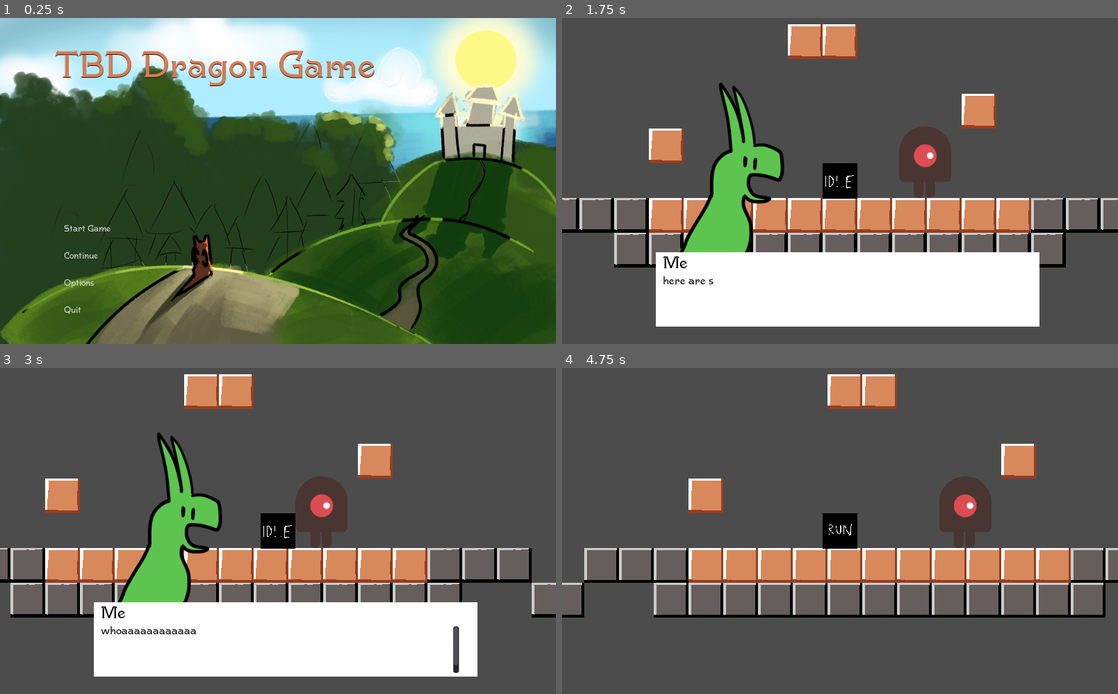
Above: before the commit, frames 1-4 (two rows, left to right).
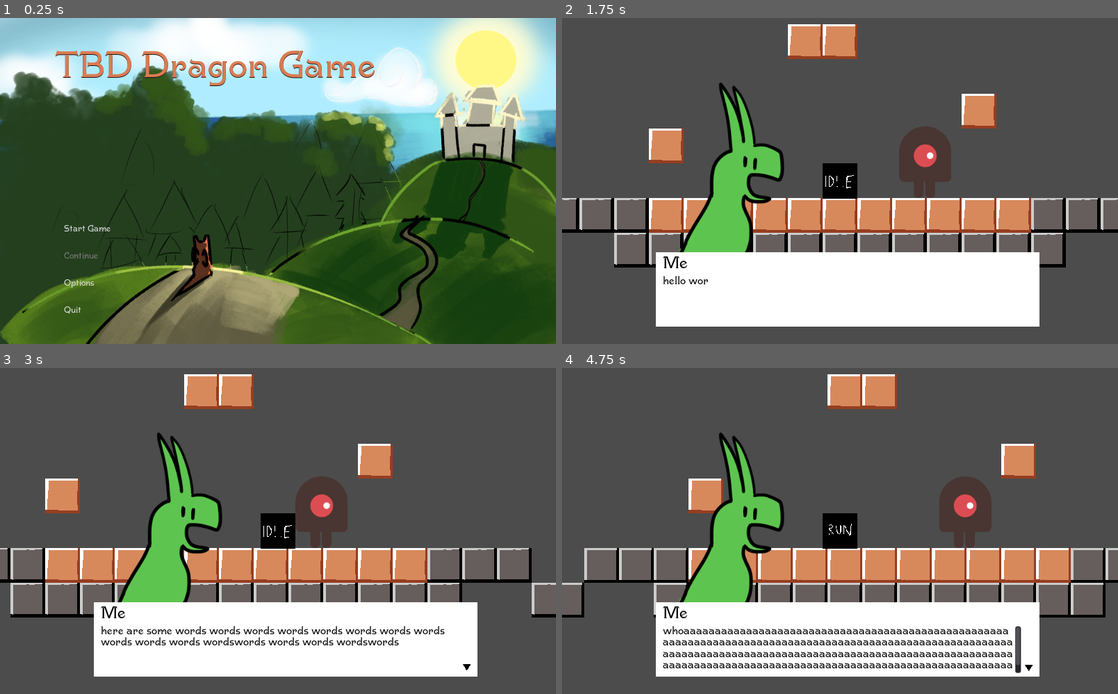
Above: after the commit, the same moments.

Repository: crawsoir/TBD-dragon-game
Game: Godot game, scene res://scenes/Main.tscn
The game is run twice, just before and just after one commit, with the same random seed, the same clock (stepped at 60 frames per second) and the same inputs.
Inputs (mouse positions are in pixels of both pictures, inside the frame that each line leads up to):
- Up to frame 1 (0.25 s): no input
- Up to frame 2 (1.75 s): click "Start Game" at 0.5 s; click (817, 233) at 1.25 s, where only the run after the commit has a clickable "Yes"
- Up to frame 3 (3 s): tap Enter (ui_accept) at 2, 2.27 s; hold Right (ui_right) from 2.03 s (still down)
- Up to frame 4 (4.75 s): tap Enter (ui_accept) at 3.02, 4.52 s; release Right (ui_right) at 3.53 s; hold Left (ui_left) 3.53-4.28 s; hold Right (ui_right) from 4.28 s (still down)

The runs differ from the first frame. In frame 1, less than 0.1% of the frame differs, in the area x 11-18%, y 71-74%; in frame 2, less than 0.1%; in frame 3, 1.3%; in frame 4, 20%, in the area x 16-86%, y 19-95%.

Commit message:
Add confirmation prompt and greyed out continue

Diff:
--- a/TBD-dragon-game/Global.gd
+++ b/TBD-dragon-game/Global.gd
@@ -1,11 +1,12 @@
 extends Node
 
 # Variables for managing scenes
-var TITLE_SCREEN = "res://gui/TitleScreen.tscn"
+var CONFIRMATION_BOX = "res://gui/ConfirmationBox.tscn"
+var GAME_OVER_SCREEN = "res://gui/GameOverScreen.tscn"
 var GAME_SCREEN = "res://scenes/playground/playground_scene.tscn"
-var GAME_OVER_SCREEN = "res://gui/GameOverScreen.tscn"
 var OPTIONS_SCREEN = "res://gui/OptionsScreen.tscn"
 var PAUSE_SCREEN = "res://gui/PauseScreen.tscn"
+var TITLE_SCREEN = "res://gui/TitleScreen.tscn"
 
 var current_scene = null
 
@@ -60,6 +61,15 @@
 func _continue_game_helper():
 	_deferred_goto_scene(GAME_SCREEN)
 	load_game()
+
+
+func goto_overlay(path):
+	# This function is similar to goto_scene, except the scene does not replace the current scene
+	var s = ResourceLoader.load(path)
+
+	# Add it to the active scene, as child of root.
+	get_tree().get_root().add_child(s.instance())
+
 
 # Assumes no persist node is under another persist node
 # Call when instantiating a world I guess.
@@ -121,3 +131,7 @@
 		save_game.store_line(to_json(node_data))
 	save_game.close()
 	print("Saved!")
+
+func check_save_exists():
+	var save_game = File.new()
+	return save_game.file_exists("user://savegame.save")
--- /dev/null
+++ b/TBD-dragon-game/gui/ConfirmationBox.gd
@@ -0,0 +1,8 @@
+extends CanvasLayer
+
+func _on_Yes_pressed():
+	Global.goto_scene(Global.GAME_SCREEN)
+	queue_free()
+
+func _on_No_pressed():
+	queue_free()
--- /dev/null
+++ b/TBD-dragon-game/gui/ConfirmationBox.tscn
@@ -0,0 +1,71 @@
+[gd_scene load_steps=7 format=2]
+
+[ext_resource path="res://fonts/DTNouveau-Regular.otf" type="DynamicFontData" id=1]
+[ext_resource path="res://gui/ConfirmationBox.gd" type="Script" id=2]
+
+[sub_resource type="DynamicFont" id=1]
+size = 20
+outline_color = Color( 0, 0, 0, 1 )
+font_data = ExtResource( 1 )
+
+[sub_resource type="DynamicFont" id=2]
+font_data = ExtResource( 1 )
+
+[sub_resource type="StyleBoxFlat" id=3]
+bg_color = Color( 0.258824, 0.223529, 0.223529, 1 )
+
+[sub_resource type="StyleBoxFlat" id=4]
+bg_color = Color( 0.258824, 0.223529, 0.223529, 1 )
+
+[node name="Confirmation" type="CanvasLayer"]
+script = ExtResource( 2 )
+
+[node name="ColorRect" type="ColorRect" parent="."]
+anchor_left = 0.529
+anchor_top = 0.598
+anchor_right = 0.529
+anchor_bottom = 0.598
+margin_left = -249.696
+margin_top = -76.8
+margin_right = 241.304
+margin_bottom = 74.2
+color = Color( 1, 0.737255, 0.737255, 1 )
+
+[node name="Label" type="Label" parent="ColorRect"]
+margin_left = 18.0
+margin_top = 30.0
+margin_right = 470.0
+margin_bottom = 89.0
+custom_colors/font_color = Color( 0, 0, 0, 1 )
+custom_fonts/font = SubResource( 1 )
+text = "Are you sure? This will erase your current save."
+
+[node name="HBoxContainer" type="HBoxContainer" parent="ColorRect"]
+margin_left = 127.0
+margin_top = 91.0
+margin_right = 350.0
+margin_bottom = 131.0
+hint_tooltip = "dgdfg"
+custom_constants/separation = 20
+
+[node name="Yes" type="Button" parent="ColorRect/HBoxContainer"]
+margin_right = 100.0
+margin_bottom = 40.0
+rect_min_size = Vector2( 100, 0 )
+custom_colors/font_color = Color( 1, 1, 1, 1 )
+custom_fonts/font = SubResource( 2 )
+custom_styles/normal = SubResource( 3 )
+text = "Yes"
+
+[node name="No" type="Button" parent="ColorRect/HBoxContainer"]
+margin_left = 120.0
+margin_right = 220.0
+margin_bottom = 40.0
+rect_min_size = Vector2( 100, 0 )
+custom_colors/font_color = Color( 1, 1, 1, 1 )
+custom_fonts/font = SubResource( 2 )
+custom_styles/normal = SubResource( 4 )
+text = "No"
+
+[connection signal="pressed" from="ColorRect/HBoxContainer/Yes" to="." method="_on_Yes_pressed"]
+[connection signal="pressed" from="ColorRect/HBoxContainer/No" to="." method="_on_No_pressed"]
--- a/TBD-dragon-game/gui/GameOverScreen.gd
+++ b/TBD-dragon-game/gui/GameOverScreen.gd
@@ -8,5 +8,4 @@
 	Global.continue_game()
 
 func _on_Save_and_Exit_pressed():
-	#todo: save
 	Global.goto_scene(Global.TITLE_SCREEN)
--- a/TBD-dragon-game/gui/GameOverScreen.tscn
+++ b/TBD-dragon-game/gui/GameOverScreen.tscn
@@ -15,7 +15,19 @@
 extra_spacing_bottom = 5
 font_data = ExtResource( 1 )
 
+[sub_resource type="StyleBoxFlat" id=6]
+bg_color = Color( 0.878431, 0.309804, 0.309804, 0.392157 )
+
+[sub_resource type="StyleBoxFlat" id=7]
+bg_color = Color( 0.878431, 0.309804, 0.309804, 0.392157 )
+
 [sub_resource type="StyleBoxEmpty" id=4]
+
+[sub_resource type="StyleBoxFlat" id=8]
+bg_color = Color( 0.878431, 0.309804, 0.309804, 0.392157 )
+
+[sub_resource type="StyleBoxFlat" id=9]
+bg_color = Color( 0.878431, 0.309804, 0.309804, 0.392157 )
 
 [sub_resource type="StyleBoxEmpty" id=5]
 
@@ -46,27 +58,36 @@
 [node name="VBoxContainer" type="VBoxContainer" parent="."]
 margin_left = 138.0
 margin_top = 372.0
-margin_right = 446.0
+margin_right = 390.0
 margin_bottom = 478.0
 custom_constants/separation = 40
 
 [node name="Try Again" type="Button" parent="VBoxContainer"]
-margin_right = 308.0
+margin_right = 252.0
 margin_bottom = 33.0
+rect_min_size = Vector2( 100, 0 )
 custom_colors/font_color = Color( 0, 0, 0, 1 )
+custom_colors/font_color_hover = Color( 1, 1, 1, 1 )
+custom_colors/font_color_pressed = Color( 0, 0, 0, 1 )
 custom_fonts/font = SubResource( 3 )
+custom_styles/hover = SubResource( 6 )
+custom_styles/pressed = SubResource( 7 )
 custom_styles/normal = SubResource( 4 )
-text = "TRY AGAIN"
+text = "  TRY AGAIN"
 align = 0
 
 [node name="Save and Exit" type="Button" parent="VBoxContainer"]
 margin_top = 73.0
-margin_right = 308.0
+margin_right = 252.0
 margin_bottom = 106.0
 custom_colors/font_color = Color( 0, 0, 0, 1 )
+custom_colors/font_color_hover = Color( 1, 1, 1, 1 )
+custom_colors/font_color_pressed = Color( 0, 0, 0, 1 )
 custom_fonts/font = SubResource( 3 )
+custom_styles/hover = SubResource( 8 )
+custom_styles/pressed = SubResource( 9 )
 custom_styles/normal = SubResource( 5 )
-text = "SAVE AND EXIT"
+text = "  SAVE AND EXIT"
 align = 0
 
 [connection signal="pressed" from="VBoxContainer/Try Again" to="." method="_on_Try_Again_pressed"]
--- a/TBD-dragon-game/gui/OptionsScreen.tscn
+++ b/TBD-dragon-game/gui/OptionsScreen.tscn
@@ -15,6 +15,12 @@
 [sub_resource type="DynamicFont" id=4]
 size = 26
 font_data = ExtResource( 1 )
+
+[sub_resource type="StyleBoxFlat" id=6]
+bg_color = Color( 0.254902, 0.254902, 0.254902, 0.588235 )
+
+[sub_resource type="StyleBoxFlat" id=7]
+bg_color = Color( 0.254902, 0.254902, 0.254902, 0.588235 )
 
 [sub_resource type="StyleBoxEmpty" id=5]
 
@@ -72,7 +78,12 @@
 margin_top = 20.0
 margin_right = 163.0
 margin_bottom = 55.0
+custom_colors/font_color = Color( 1, 1, 1, 1 )
+custom_colors/font_color_hover = Color( 0, 0, 0, 1 )
+custom_colors/font_color_pressed = Color( 1, 1, 1, 1 )
 custom_fonts/font = SubResource( 4 )
+custom_styles/hover = SubResource( 6 )
+custom_styles/pressed = SubResource( 7 )
 custom_styles/normal = SubResource( 5 )
 text = "RETURN"
 
--- a/TBD-dragon-game/gui/TitleScreen.gd
+++ b/TBD-dragon-game/gui/TitleScreen.gd
@@ -1,4 +1,6 @@
 extends CanvasLayer
+
+onready var continue_button = $StartMenuButtons/Continue
 
 # Called when the node enters the scene tree for the first time.
 func _ready():
@@ -8,10 +10,13 @@
 	#yield(get_tree().create_timer(1), "timeout")
 	#$StartMenuButtons.show()
 	#$Title.show()
-	pass
+
+	# if save does not exist, disable the continue button
+	if not Global.check_save_exists():
+		continue_button.disabled = true
 
 func _on_Start_pressed():
-	Global.goto_scene(Global.GAME_SCREEN)
+	Global.goto_overlay(Global.CONFIRMATION_BOX)
 
 func _on_Continue_pressed():
 	Global.continue_game()
--- a/TBD-dragon-game/gui/TitleScreen.tscn
+++ b/TBD-dragon-game/gui/TitleScreen.tscn
@@ -11,20 +11,46 @@
 [sub_resource type="DynamicFont" id=2]
 font_data = ExtResource( 2 )
 
+[sub_resource type="StyleBoxFlat" id=10]
+bg_color = Color( 0.694118, 0.968627, 0.792157, 0.392157 )
+
+[sub_resource type="StyleBoxFlat" id=19]
+bg_color = Color( 0.694118, 0.968627, 0.792157, 0.392157 )
+
 [sub_resource type="StyleBoxEmpty" id=3]
 
 [sub_resource type="DynamicFont" id=4]
 font_data = ExtResource( 2 )
+
+[sub_resource type="StyleBoxFlat" id=12]
+bg_color = Color( 0.694118, 0.968627, 0.792157, 0.392157 )
+
+[sub_resource type="StyleBoxFlat" id=13]
+bg_color = Color( 0.694118, 0.968627, 0.792157, 0.392157 )
+
+[sub_resource type="StyleBoxEmpty" id=18]
 
 [sub_resource type="StyleBoxEmpty" id=5]
 
 [sub_resource type="DynamicFont" id=6]
 font_data = ExtResource( 2 )
 
+[sub_resource type="StyleBoxFlat" id=16]
+bg_color = Color( 0.694118, 0.968627, 0.792157, 0.392157 )
+
+[sub_resource type="StyleBoxFlat" id=17]
+bg_color = Color( 0.694118, 0.968627, 0.792157, 0.392157 )
+
 [sub_resource type="StyleBoxEmpty" id=7]
 
 [sub_resource type="DynamicFont" id=8]
 font_data = ExtResource( 2 )
+
+[sub_resource type="StyleBoxFlat" id=14]
+bg_color = Color( 0.694118, 0.968627, 0.792157, 0.392157 )
+
+[sub_resource type="StyleBoxFlat" id=15]
+bg_color = Color( 0.694118, 0.968627, 0.792157, 0.392157 )
 
 [sub_resource type="StyleBoxEmpty" id=9]
 
@@ -65,7 +91,11 @@
 margin_right = 280.0
 margin_bottom = 35.0
 rect_min_size = Vector2( 0, 35 )
+custom_colors/font_color_hover = Color( 0, 0, 0, 1 )
+custom_colors/font_color_pressed = Color( 1, 1, 1, 1 )
 custom_fonts/font = SubResource( 2 )
+custom_styles/hover = SubResource( 10 )
+custom_styles/pressed = SubResource( 19 )
 custom_styles/normal = SubResource( 3 )
 text = "    Start Game"
 align = 0
@@ -75,7 +105,13 @@
 margin_right = 280.0
 margin_bottom = 85.0
 rect_min_size = Vector2( 0, 35 )
+custom_colors/font_color_disabled = Color( 0.486275, 0.486275, 0.486275, 1 )
+custom_colors/font_color_hover = Color( 0, 0, 0, 1 )
+custom_colors/font_color_pressed = Color( 1, 1, 1, 1 )
 custom_fonts/font = SubResource( 4 )
+custom_styles/hover = SubResource( 12 )
+custom_styles/pressed = SubResource( 13 )
+custom_styles/disabled = SubResource( 18 )
 custom_styles/normal = SubResource( 5 )
 text = "    Continue"
 align = 0
@@ -85,7 +121,11 @@
 margin_right = 280.0
 margin_bottom = 135.0
 rect_min_size = Vector2( 0, 35 )
+custom_colors/font_color_hover = Color( 0, 0, 0, 1 )
+custom_colors/font_color_pressed = Color( 1, 1, 1, 1 )
 custom_fonts/font = SubResource( 6 )
+custom_styles/hover = SubResource( 16 )
+custom_styles/pressed = SubResource( 17 )
 custom_styles/normal = SubResource( 7 )
 text = "    Options"
 align = 0
@@ -95,7 +135,11 @@
 margin_right = 280.0
 margin_bottom = 185.0
 rect_min_size = Vector2( 0, 35 )
+custom_colors/font_color_hover = Color( 0, 0, 0, 1 )
+custom_colors/font_color_pressed = Color( 1, 1, 1, 1 )
 custom_fonts/font = SubResource( 8 )
+custom_styles/hover = SubResource( 14 )
+custom_styles/pressed = SubResource( 15 )
 custom_styles/normal = SubResource( 9 )
 text = "    Quit"
 align = 0
Not shown: 1 places in TBD-dragon-game/gui/GameOverScreen.tscn that only renumber resources
Not shown: 1 places in TBD-dragon-game/gui/OptionsScreen.tscn that only renumber resources
Not shown: 1 places in TBD-dragon-game/gui/TitleScreen.tscn that only renumber resources
